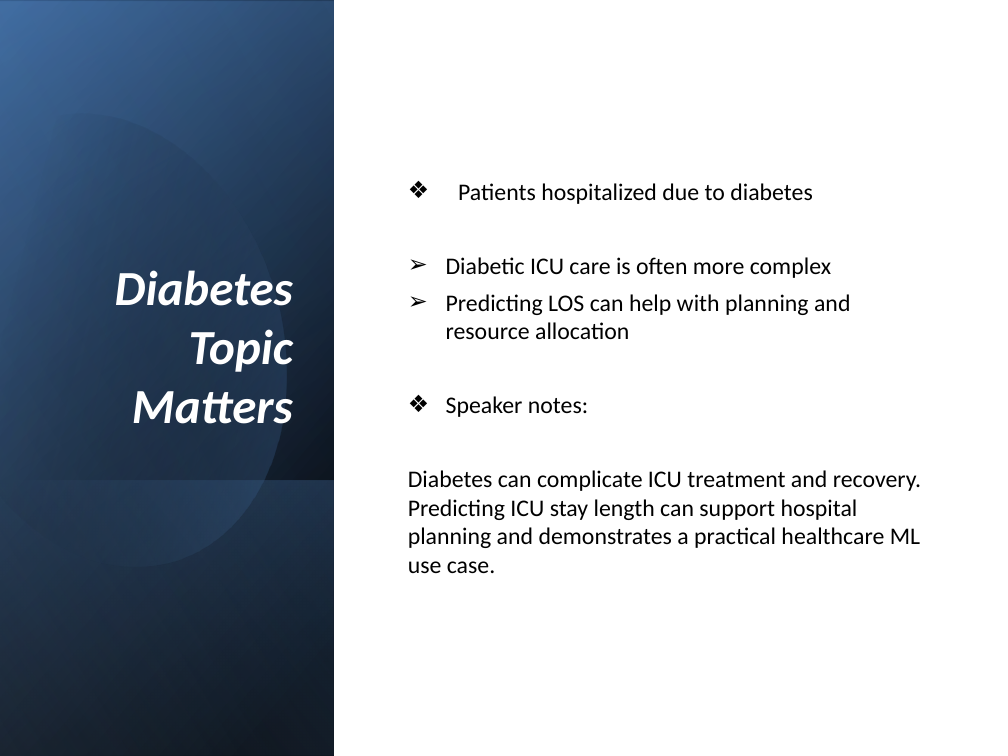
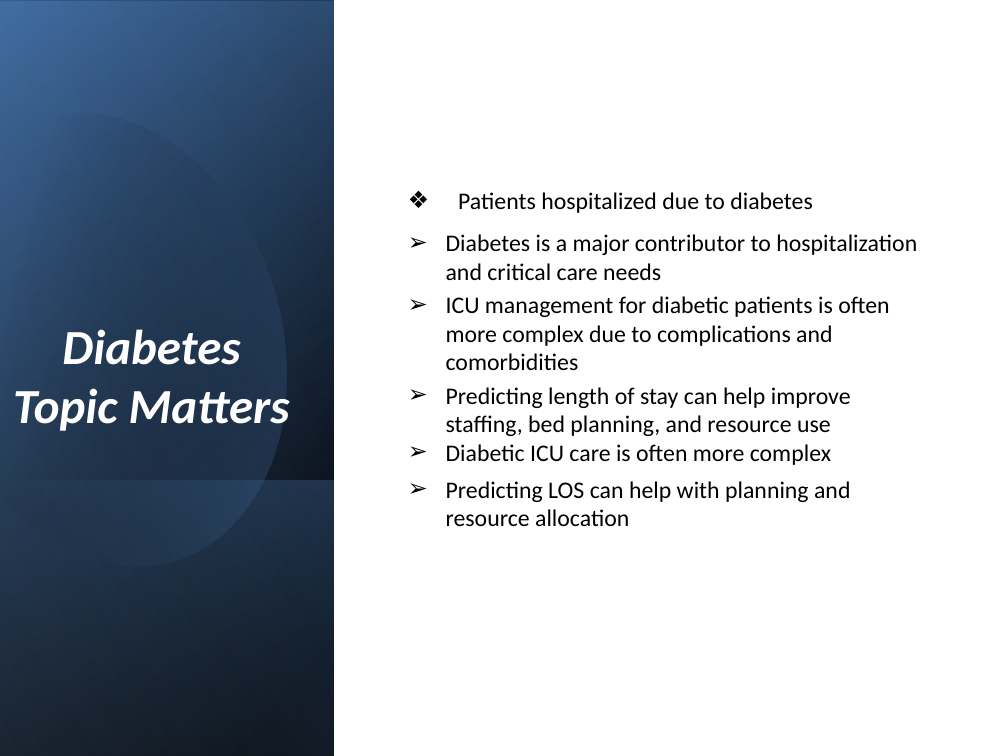
Before and after one commit to abhishekraman2001/AI-Health, a slide deck: slide 3 of akr3222-SelfLearningTuotorial.pptx. Drawn at 1008x756 pixels with LibreOffice and Linux fonts; fonts in the diff are those of the drawing. Boxes give left, top, right and bottom in pixels: in the first picture for what was removed or moved away, otherwise in the second. Text is boxed around its words. In the diff, an @@ line names an element or a change of style, - is before the commit and + after.

```diff
--- a/akr3222-SelfLearningTuotorial.pptx
+++ b/akr3222-SelfLearningTuotorial.pptx
@@ title "Diabetes Topic Matters": place and size @@
-title "Diabetes Topic Matters" at (115,270,293,424)
+title "Diabetes Topic Matters" at (13,329,290,431)
@@ title "Diabetes Topic Matters" at (13,329,290,431): alignment right to centre @@
@@ text at (446,234,917,436): paragraphs added @@
+➢ Diabetes is a major contributor to hospitalization and critical care needs
+➢ ICU management for diabetic patients is often more complex due to complications and comorbidities
+➢ Predicting length of stay can help improve staffing, bed planning, and resource use
@@ text at (408,396,921,573): paragraphs removed @@
-❖ Speaker notes:
-Diabetes can complicate ICU treatment and recovery. Predicting ICU stay length can support hospital planning and demonstrates a practical healthcare ML use case.
```
Also in this commit, not shown: 10 other slides changed.
